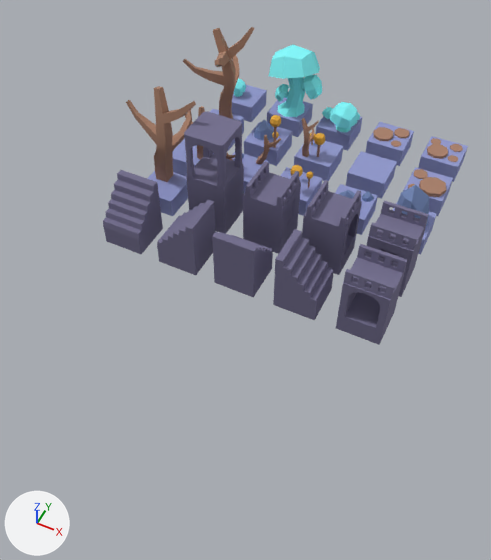
Renders of the FBX model Assets/Tiles/tileset.fbx from each side of a commit.
Rendered twice from a 50 mm lens placed at (12.6, -22.1, 22.6), pointed at (3.6, -4.0, 0.0). The axes (+X, +Y, +Z) are drawn at lower left. The lights are the same throughout. Where no turn or scale is listed for an object, it has been applied to the vertices.

Names of what the first picture shows: 'b_arch_x', 'b_arch_y', 'b_corner', 'b_path_x', 'b_path_y', 'b_stairs_xneg', 'b_stairs_xpos', 'b_stairs_yneg', 'b_stairs_ypos', 'mushroomLarge', 'treeLarge', 'treeLarge2'.
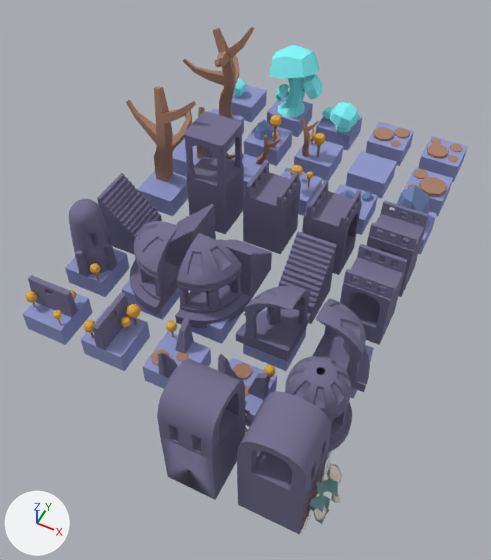
Patch to the scene script:
```diff
--- a/Assets/Tiles/tileset.fbx.py
+++ b/Assets/Tiles/tileset.fbx.py
@@ me_cube_046 @@
-me_cube_046.from_pydata(...)  # 32 vertices, 42 faces; spans x -0.98..1.02, y -1.0..1.0, z 0.0..3.0
-me_cube_046.materials.append(mat_building_009)  # blue #746f8f
+me_cube_046.from_pydata(...)  # 60 vertices, 84 faces; spans x -0.98..1.02, y -1.0..1.0, z -0.2..2.8
+# me_cube_046 part 1: the whole mesh is rebuilt
+me_cube_046.materials.append(mat_building)  # blue #746f8f
@@ me_cube_007 @@
-me_cube_007.from_pydata(...)  # 32 vertices, 42 faces; spans x -0.99..1.01, y -0.99..1.01, z 0.0..3.0
+me_cube_007.from_pydata(...)  # 60 vertices, 84 faces; spans x -0.89..0.91, y -1.1..1.12, z -0.2..2.8
+# me_cube_007 part 3: the whole mesh is rebuilt
 me_cube_007.materials.append(mat_building)
@@ me_cube_047 @@
-me_cube_047.from_pydata(...)  # 32 vertices, 42 faces; spans x -0.99..1.01, y -1.01..0.99, z 0.0..3.0
-me_cube_047.materials.append(mat_building_008)  # blue #746f8f
+me_cube_047.from_pydata(...)  # 60 vertices, 84 faces; spans x -0.89..0.91, y -1.12..1.1, z -0.2..2.8
+# me_cube_047 part 2: the whole mesh is rebuilt
+me_cube_047.materials.append(mat_building)  # blue #746f8f
@@ ob_b_stairs_xneg @@
 ob_b_stairs_xneg = bpy.data.objects.new('b_stairs_xneg', me_cube_045)
-ob_b_stairs_xneg.location = (6.0, -3.0, -1.0)
+ob_b_stairs_xneg.location = (-3.0, -3.0, -0.99)
@@ ob_b_stairs_ypos @@
 ob_b_stairs_ypos = bpy.data.objects.new('b_stairs_ypos', me_cube_007)
-ob_b_stairs_ypos.location = (-3.0, -3.0, -1.0)
+ob_b_stairs_ypos.location = (6.0, -3.0, -0.99)
@@ ob_wall_y @@
+ob_wall_y = bpy.data.objects.new('wall_y', me_cube_070)  # 286 vertices, 272 faces; spans x -29.5..29.5, y -29.8..29.5, z -6.0..0.0; in mat_solidblue (blue #9299cd), mat_wood (brown #a87f6a), mat_flower (orange #e7ab3c), mat_building (blue #746f8f)
+ob_wall_y.location = (0.0, -9.0, -1.0)
+ob_wall_y.scale = (-0.0339, -0.0339, -0.392)
@@ ob_wall_x @@
+ob_wall_x = bpy.data.objects.new('wall_x', me_cube_056)  # 286 vertices, 272 faces; spans x -41.5..42.0, y -41.5..41.5, z -8.5..0.0; in mat_solidblue (blue #9299cd), mat_wood (brown #a87f6a), mat_flower (orange #e7ab3c), mat_building (blue #746f8f)
+ob_wall_x.location = (-3.0, -9.0, -1.0)
+ob_wall_x.scale = (-0.0241, -0.0241, -0.279)
@@ ob_b_trellis_x @@
+ob_b_trellis_x = bpy.data.objects.new('b_trellis_x', me_cube_101)  # 342 vertices, 331 faces; spans x -1.16..1.19, y -1.2..2.11, z -0.04..5.16; in mat_building_009 (blue #746f8f), mat_wood_002 (brown #a87f6a), mat_flower2_005 (white #e7ded8), mat_leaf_008 (cyan #6b9797)
+ob_b_trellis_x.location = (6.0, -12.0, -1.0)
@@ ob_pagoda_px_ny @@
+ob_pagoda_px_ny = bpy.data.objects.new('pagoda_px_ny', me_cube_027)  # 257 vertices, 238 faces; spans x -1.05..1.3, y -1.3..1.05, z 0.0..4.0; in mat_solidblue (blue #9299cd), mat_building (blue #746f8f)
+ob_pagoda_px_ny.location = (3.0, -6.0, -1.0)
@@ ob_pagoda_nx_ny @@
+ob_pagoda_nx_ny = bpy.data.objects.new('pagoda_nx_ny', me_cube_028)  # 257 vertices, 238 faces; spans x -1.34..1.0, y -1.3..1.05, z 0.0..4.0; in mat_solidblue (blue #9299cd), mat_building (blue #746f8f)
+ob_pagoda_nx_ny.location = (0.0, -6.0, -1.0)
@@ ob_wall_hole_x @@
+ob_wall_hole_x = bpy.data.objects.new('wall_hole_x', me_cube_089)  # 192 vertices, 176 faces; spans x -37.9..40.4, y -37.9..37.9, z -7.7..0.0; in mat_wood_003 (brown #a87f6a), mat_flower_002 (orange #e7ab3c), mat_building_006 (blue #746f8f), mat_solidblue_014 (blue #9299cd)
+ob_wall_hole_x.location = (6.0, -9.0, -1.0)
+ob_wall_hole_x.rotation_euler = (0.0, 0.0, -3.136)  # degrees (0, 0, -180)
+ob_wall_hole_x.scale = (-0.0265, -0.0265, -0.307)
@@ ob_wall_corner @@
+ob_wall_corner = bpy.data.objects.new('wall_corner', me_cube_041)  # 204 vertices, 182 faces; spans x -1.75..0.25, y -0.23..1.96, z -1.75..2.66; in mat_solidblue (blue #9299cd), mat_wood (brown #a87f6a), mat_flower (orange #e7ab3c), mat_building (blue #746f8f)
+ob_wall_corner.location = (-2.25, -6.96, 0.75)
@@ ob_pagoda_px_py @@
+ob_pagoda_px_py = bpy.data.objects.new('pagoda_px_py', me_cube_026)  # 257 vertices, 238 faces; spans x -1.05..1.3, y -1.0..1.34, z 0.0..4.0; in mat_solidblue (blue #9299cd), mat_building (blue #746f8f)
+ob_pagoda_px_py.location = (9.0, -6.0, -1.0)
@@ ob_pagoda_small @@
+ob_pagoda_small = bpy.data.objects.new('pagoda_small', me_cube_035)  # 843 vertices, 862 faces; spans x -1.39..1.4, y -1.39..1.39, z 0.0..3.99; in mat_solidblue (blue #9299cd), mat_building (blue #746f8f)
+ob_pagoda_small.location = (9.0, -9.0, -1.0)
@@ ob_pagoda_nx_py @@
+ob_pagoda_nx_py = bpy.data.objects.new('pagoda_nx_py', me_cube_066)  # 257 vertices, 238 faces; spans x -1.34..1.0, y -1.0..1.34, z 0.0..4.0; in mat_solidblue (blue #9299cd), mat_building (blue #746f8f)
+ob_pagoda_nx_py.location = (6.0, -6.0, -1.0)
@@ ob_b_trellis_y @@
+ob_b_trellis_y = bpy.data.objects.new('b_trellis_y', me_cube_099)  # 342 vertices, 331 faces; spans x -1.2..2.1, y -1.17..1.17, z -0.04..5.16; in mat_building_004 (blue #746f8f), mat_wood_001 (brown #a87f6a), mat_flower2_003 (white #e7ded8), mat_leaf_006 (cyan #6b9797)
+ob_b_trellis_y.location = (9.0, -12.0, -1.0)
@@ ob_wall_hole_y @@
+ob_wall_hole_y = bpy.data.objects.new('wall_hole_y', me_cube_083)  # 192 vertices, 176 faces; spans x -37.9..40.4, y -37.9..37.9, z -7.7..0.0; in mat_solidblue (blue #9299cd), mat_wood (brown #a87f6a), mat_flower (orange #e7ab3c), mat_building (blue #746f8f)
+ob_wall_hole_y.location = (3.0, -9.0, -1.0)
+ob_wall_hole_y.rotation_euler = (0.0, 0.0, -1.565)  # degrees (0, 0, -90)
+ob_wall_hole_y.scale = (-0.0265, -0.0265, -0.307)
```

Location of each change, [x1, y1, x2, y2] in pixels of the pictures (491 x 560 px):
'b_trellis_y', added (blue)
    after: [237, 391, 342, 535]
'b_trellis_x', added (blue)
    after: [157, 358, 251, 500]
'b_stairs_ypos', reshaped, moved (11% taller)
    before: [103, 170, 163, 254]
    after: [278, 231, 337, 324]
'b_stairs_xneg', moved
    before: [273, 229, 333, 320]
    after: [97, 173, 162, 255]
'pagoda_px_ny', added (blue)
    after: [175, 233, 250, 344]
'pagoda_nx_py', added (blue)
    after: [236, 286, 311, 371]
'wall_corner', added (blue)
    after: [65, 199, 129, 297]
'pagoda_nx_ny', added (blue)
    after: [122, 221, 180, 320]
'pagoda_small', added (blue)
    after: [285, 356, 352, 461]
'wall_y', added (blue)
    after: [80, 292, 150, 371]
'pagoda_px_py', added (blue)
    after: [313, 299, 374, 399]
'wall_x', added (blue)
    after: [23, 275, 93, 345]
'b_stairs_xpos', reshaped
    before: [157, 200, 215, 275]
    after: [163, 204, 216, 267]
'b_stairs_yneg', reshaped (6% narrower)
    before: [212, 232, 273, 297]
    after: [215, 239, 272, 301]
'wall_hole_y', added (blue)
    after: [142, 318, 211, 389]
'wall_hole_x', added (blue)
    after: [218, 354, 277, 427]
